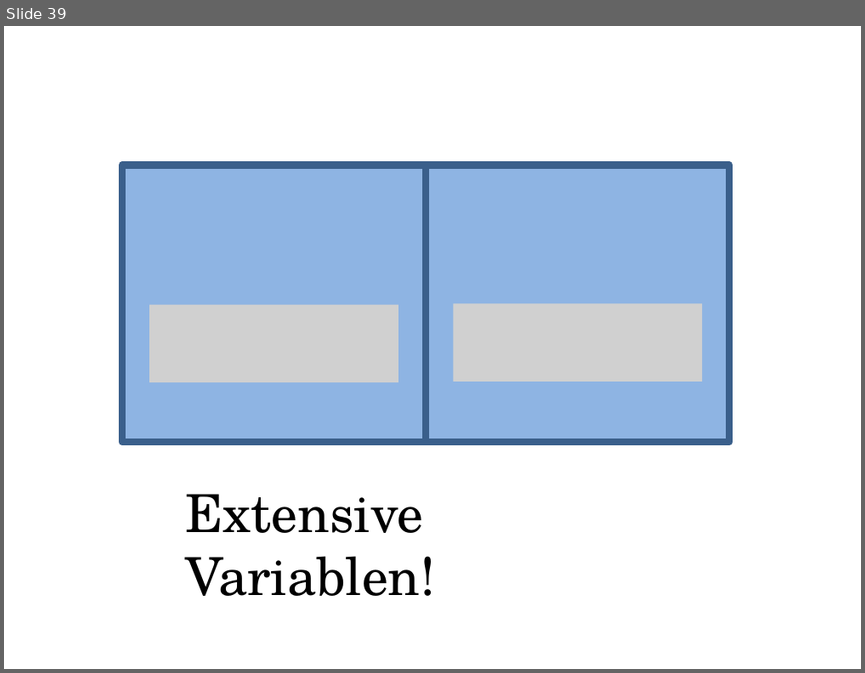
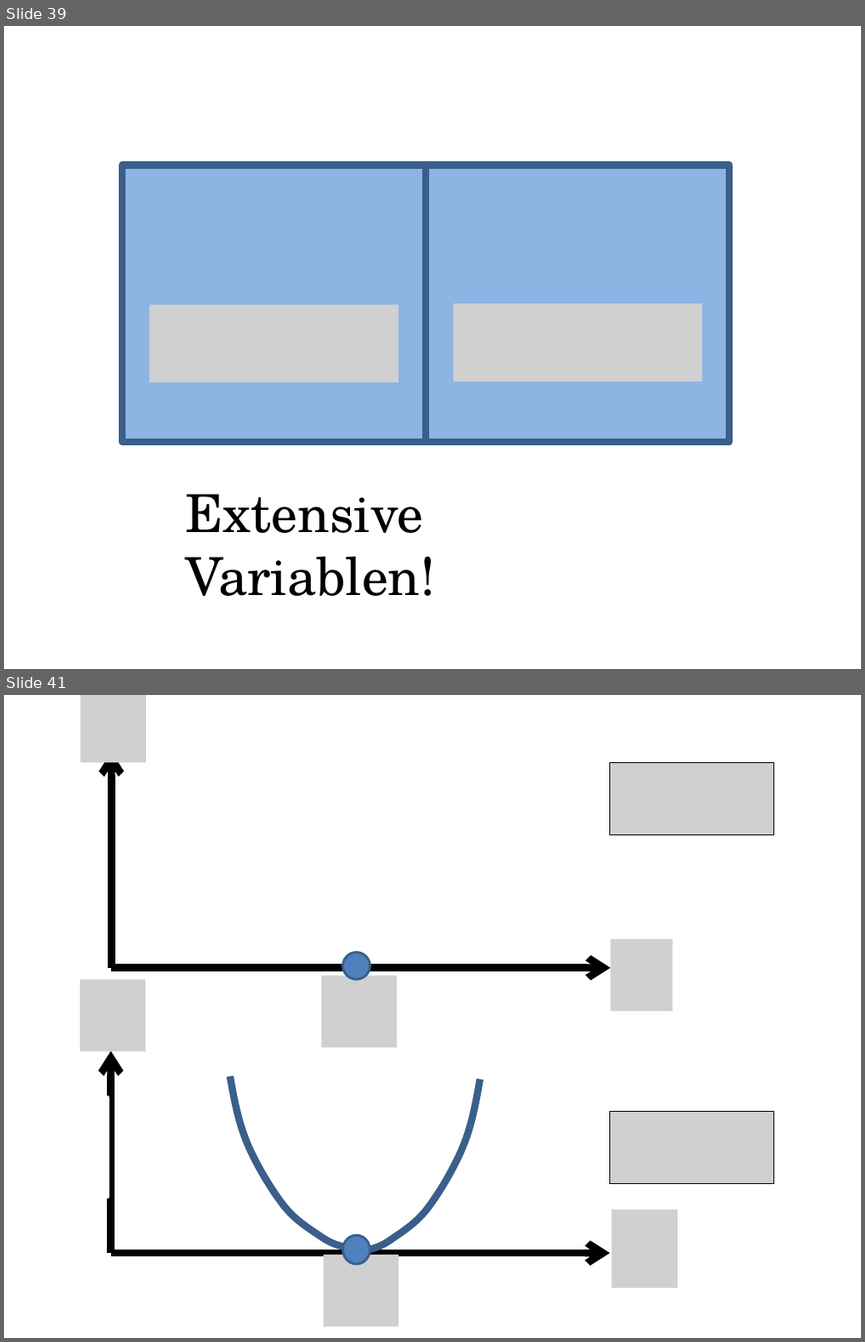
Before and after one commit to sophiahenckell/HIWI_Computersimulation, a slide deck: Bilder.pptx. Shown one above the other, each under a label of ours: slide 39 before the commit, slides 39 and 41 after it; the slides between them are not shown. The pictures are 865x673 and 865x1342 pixels, drawn with LibreOffice and Linux fonts; fonts in the diff are those of the drawing; grey boxes stand for pictures. Boxes give left, top, right and bottom in pixels: in the first picture for what was removed or moved away, otherwise in the second. Text is boxed around its words. In the diff, an @@ line names an element or a change of style, - is before the commit and + after.

```diff
--- a/Bilder.pptx
+++ b/Bilder.pptx
@@ slide 41 added at [4, 695, 861, 1338], background #FFFFFF @@
@@ picture added at [80, 695, 145, 763] @@
@@ arrow added from (111, 968) to (111, 752), #000000 6 pt @@
@@ picture added at [610, 763, 773, 834] @@
@@ picture added at [611, 939, 672, 1011] @@
@@ arrow added from (111, 968) to (611, 968), #000000 6 pt @@
@@ ellipse added at [342, 952, 370, 980], fill #4F81BD, outline #3A5F8C 2 pt @@
@@ picture added at [80, 980, 145, 1051] @@
@@ picture added at [321, 975, 397, 1047] @@
@@ arrow added from (111, 1253) to (111, 1050), #000000 6 pt @@
@@ freeform shape added at [230, 1077, 342, 1247], outline #3A5F8C 6 pt @@
@@ rectangle added at [34, 1097, 108, 1197], fill #FFFFFF, outline #FFFFFF 2 pt @@
@@ freeform shape added at [370, 1079, 479, 1249], outline #3A5F8C 6 pt @@
@@ picture added at [610, 1111, 773, 1184] @@
@@ picture added at [612, 1209, 677, 1287] @@
@@ arrow added from (111, 1253) to (610, 1253), #000000 6 pt @@
@@ picture added at [324, 1254, 399, 1327] @@
@@ ellipse added at [342, 1235, 370, 1264], fill #4F81BD, outline #3A5F8C 2 pt @@
```
Also in this commit, not shown: 2 other slides added, 6 other files.
